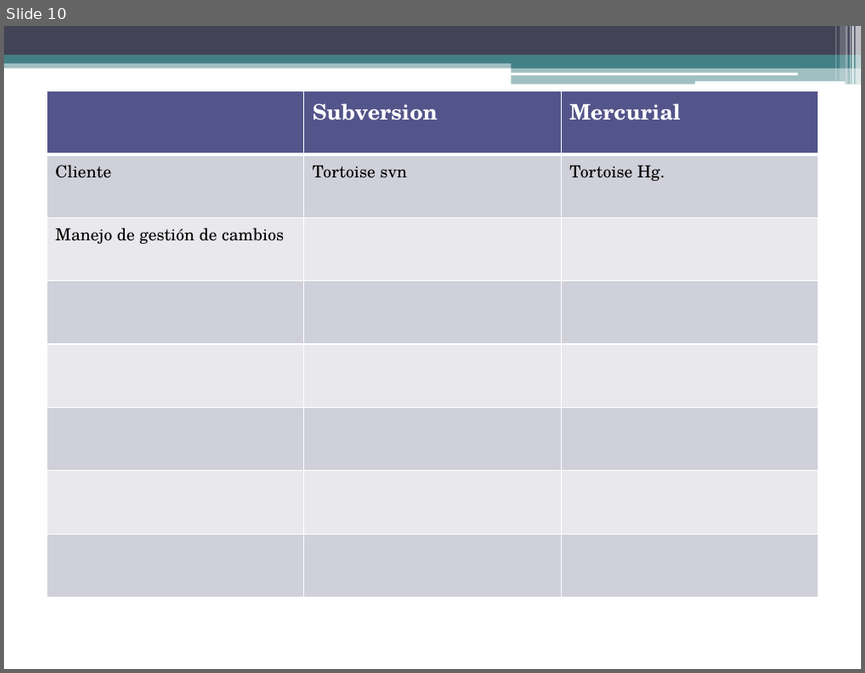
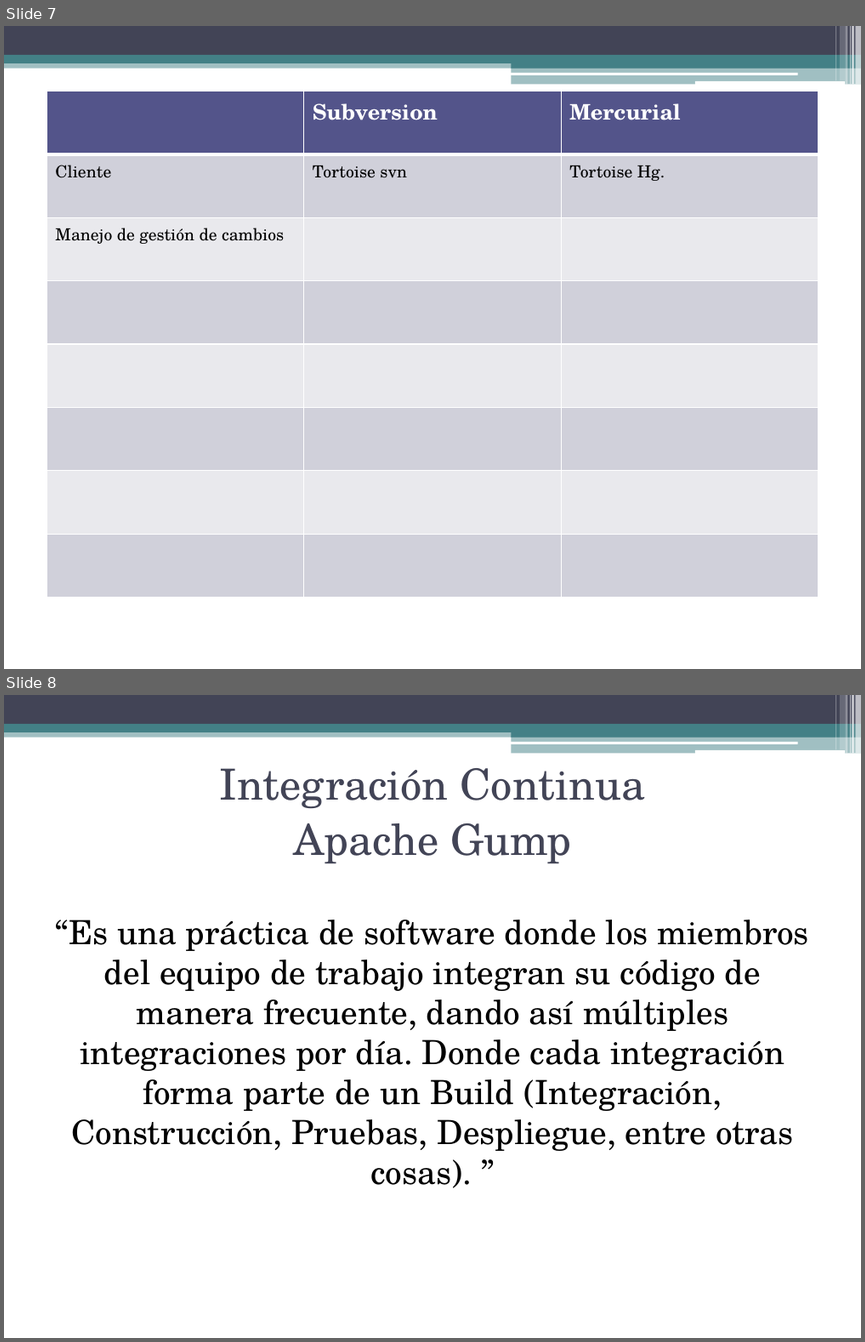
Before and after one commit to gabrielgag89/ing-sw-2012, a slide deck: Gestion de Configuracion.pptx. Shown one above the other, each under a label of ours: slide 10 before the commit, slides 7 and 8 after it. The pictures are 865x673 and 865x1342 pixels, drawn with LibreOffice and Linux fonts; fonts in the diff are those of the drawing. Boxes give left, top, right and bottom in pixels: in the first picture for what was removed or moved away, otherwise in the second. Text is boxed around its words. In the diff, an @@ line names an element or a change of style, - is before the commit and + after.

```diff
--- a/Gestion de Configuracion.pptx
+++ b/Gestion de Configuracion.pptx
@@ slide 8 added at box(4, 695, 861, 1338), background #FFFFFF; not listed: 13 template elements that a slide beside it also shows @@
@@ text added at box(56, 768, 809, 1188), 28 pt, text #000000 @@
+Integración Continua
+Apache Gump
+“Es una práctica de software donde los miembros del equipo de trabajo integran su código de manera frecuente, dando así múltiples integraciones por día. Donde cada integración forma parte de un Build (Integración, Construcción, Pruebas, Despliegue, entre otras cosas). ”
@@ what was slide 10 is now slide 7 @@
```
Also in this commit, not shown: 3 other slides added, 4 slides removed, 1 other file.
